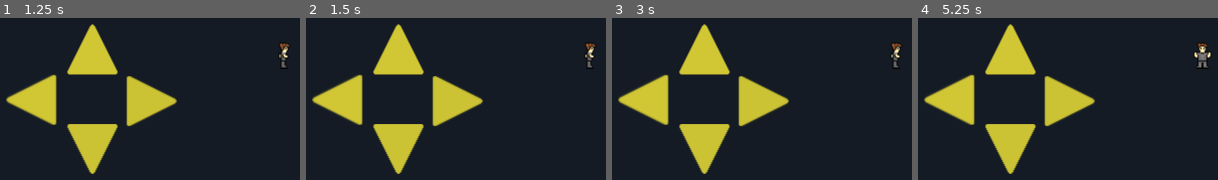
Above: before the commit, frames 1-4 (left to right).
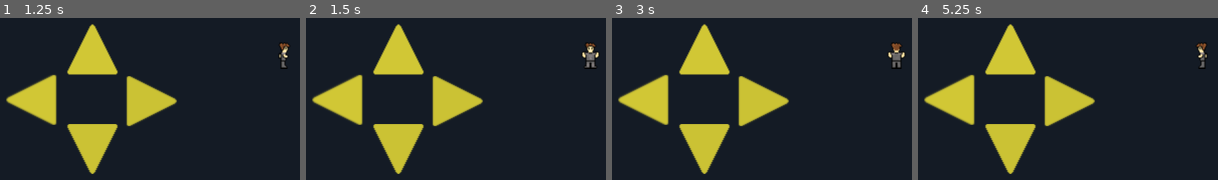
Above: after the commit, the same moments.

Repository: Car092/Godotio
Game: Godot game, scene res://troll.tscn
Same seed, same stepped clock (60 frames per second), same inputs: the game is played once before the commit and once after it. This scene is started directly instead of the project's main scene.
Inputs (mouse positions are in pixels of both pictures, inside the frame that each line leads up to):
- Up to frame 1 (1.25 s): tap Enter at 0.5 s; move the mouse to (outside the picture) at 0.52 s; press the mouse at (outside the picture) at 0.53 s; hold Right (move_right) from 0.53 s (still down)
- Up to frame 2 (1.5 s): tap Space at 1.25 s; move the mouse to (456, 71) at 1.27 s; release Right (move_right) at 1.28 s; release the mouse at (456, 71) at 1.28 s; hold Down (move_down) from 1.28 s (still down); click (456, 71) at 1.35 s
- Up to frame 3 (3 s): tap Enter at 2 s; move the mouse to (outside the picture) at 2.02 s; release Down (move_down) at 2.03 s; press the mouse at (outside the picture) at 2.03 s; hold Right (move_right) 2.03-2.78 s; tap Space at 2.75 s; move the mouse to (864, 128) at 2.77 s; release the mouse at (864, 128) at 2.78 s; hold Up (move_up) from 2.78 s (still down); click (864, 128) at 2.85 s
- Up to frame 4 (5.25 s): tap Enter at 3.5 s; move the mouse to (outside the picture) at 3.52 s; release Up (move_up) at 3.53 s; press the mouse at (outside the picture) at 3.53 s; hold Left (move_left) 3.53-5.03 s; tap Space at 4.25 s; move the mouse to (outside the picture) at 4.27 s; release the mouse at (outside the picture) at 4.28 s; click (outside the picture) at 4.35 s; move the mouse to (outside the picture) at 5.02 s; press the mouse at (outside the picture) at 5.03 s; hold Down (move_down) from 5.03 s (still down)

Frame 1 is identical in both runs. In frame 2, 0.4% of the frame differs, in the area x 92-98%, y 16-32%; in frame 3, 0.4%; in frame 4, 0.4%, in the area x 92-98%, y 15-32%.
Error in both runs: Attempt to call function 'request_square' in base 'null instance' on a null instance. (res://troll.gd:143)

Commit message:
sync point_path

Diff:
--- a/gamestate.gd
+++ b/gamestate.gd
@@ -47,6 +47,7 @@
 		player.position = refreshed_players[p_id].position
 		player.virtualPosition = refreshed_players[p_id].virtual_position
 		player.movingDirection = refreshed_players[p_id].moving_direction
+		player.point_path = refreshed_players[p_id].point_path
 
 remote func add_player(playerData):
 	var world = get_tree().get_root().get_node("Dungeon")
@@ -89,7 +90,8 @@
 		"clicked": false,
 		"input_action": "",
 		"moving_direction": Vector2(),
-		"virtual_position": spawnPosition
+		"virtual_position": spawnPosition,
+		"point_path": null
 	}
 	print(players)
 
@@ -135,6 +137,9 @@
 func set_player_position(id, position):
 	players[int(id)].position = position
 
+func set_player_point_path(id, point_path):
+	players[int(id)].point_path = point_path
+
 func set_player_moving_direction(id, move_dir):
 	players[int(id)].moving_direction = move_dir
 
--- a/troll.gd
+++ b/troll.gd
@@ -1,6 +1,6 @@
 extends Node2D
 
-const MOTION_SPEED = 64 # Pixels/second.
+const MOTION_SPEED = 128 # Pixels/second.
 const TILE_SIZE = 32
 var virtualPosition
 var movingDirection = Vector2(0, 0)
@@ -177,7 +177,6 @@
 func move_along_path(_delta):
 	var distance = MOTION_SPEED * _delta
 	var last_point = position
-
 	if virtualPosition != position && virtualPosition != point_path[0]:
 		var distance_between_points = position.distance_to(virtualPosition)
 		var direction_to = position.direction_to(virtualPosition)
@@ -204,6 +203,8 @@
 	# The character reached the end of the path.
 	self.position = last_point
 	self.point_path = null
+	if is_network_master():
+		gamestate.set_player_point_path(get_name(), self.point_path)
 
 func get_diag_factor(direction):
 	var diag_factor = 1
@@ -220,4 +221,6 @@
 		mouse_pos = get_global_mouse_position()
 	var toPoint = tile_map.astar.get_closest_point(mouse_pos)
 	point_path = tile_map.astar.get_point_path(fromPoint, toPoint)
+	if is_network_master():
+		gamestate.set_player_point_path(get_name(), self.point_path)
 	point_path.remove(0)
